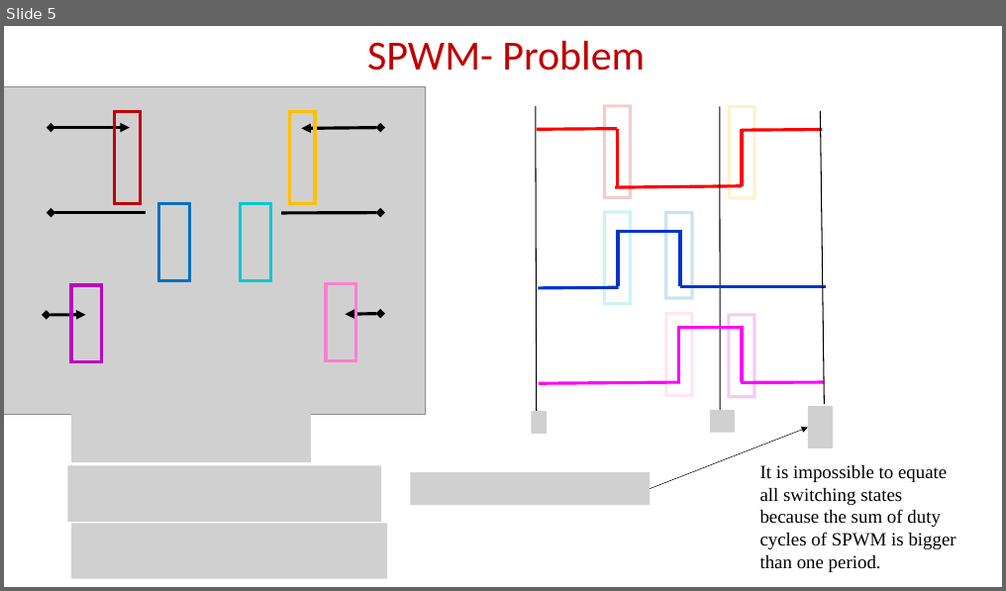
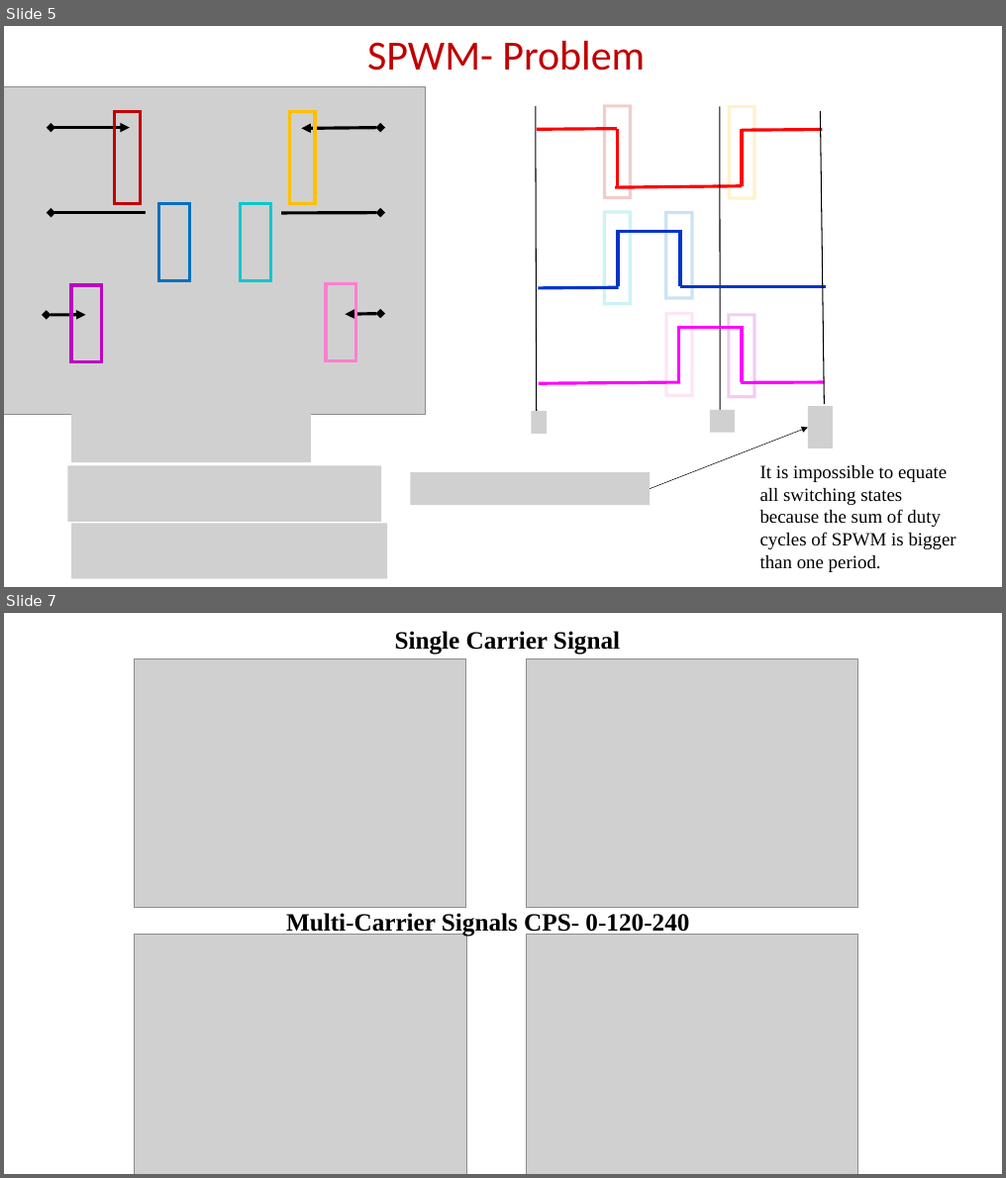
Before and after one commit to EnesAyaz/KTH, a slide deck: Switching Function - Reduced CMV PWM/dvdtReduction/dvdt.pptx. Shown one above the other, each under a label of ours: slide 5 before the commit, slides 5 and 7 after it; the slides between them are not shown. The pictures are 1006x591 and 1006x1178 pixels, drawn with LibreOffice and Linux fonts; fonts in the diff are those of the drawing; grey boxes stand for pictures. Boxes give left, top, right and bottom in pixels: in the first picture for what was removed or moved away, otherwise in the second. Text is boxed around its words. In the diff, an @@ line names an element or a change of style, - is before the commit and + after.

```diff
--- a/Switching Function - Reduced CMV PWM/dvdtReduction/dvdt.pptx
+++ b/Switching Function - Reduced CMV PWM/dvdtReduction/dvdt.pptx
@@ slide 7 added at box(4, 613, 1002, 1174), background #FFFFFF @@
@@ text added at box(395, 631, 620, 655), 24 pt, text #000000, bold @@
+Single Carrier Signal
@@ picture added at box(134, 659, 466, 908) @@
@@ picture added at box(526, 659, 858, 908) @@
@@ picture added at box(134, 934, 466, 1174) @@
@@ text added at box(286, 913, 689, 937), 24 pt, text #000000, bold @@
+Multi-Carrier Signals CPS- 0-120-240
@@ picture added at box(526, 934, 858, 1174) @@
```
Also in this commit, not shown: 3 slides changed, 3 other slides added, 1 slide removed, 2 other files.
